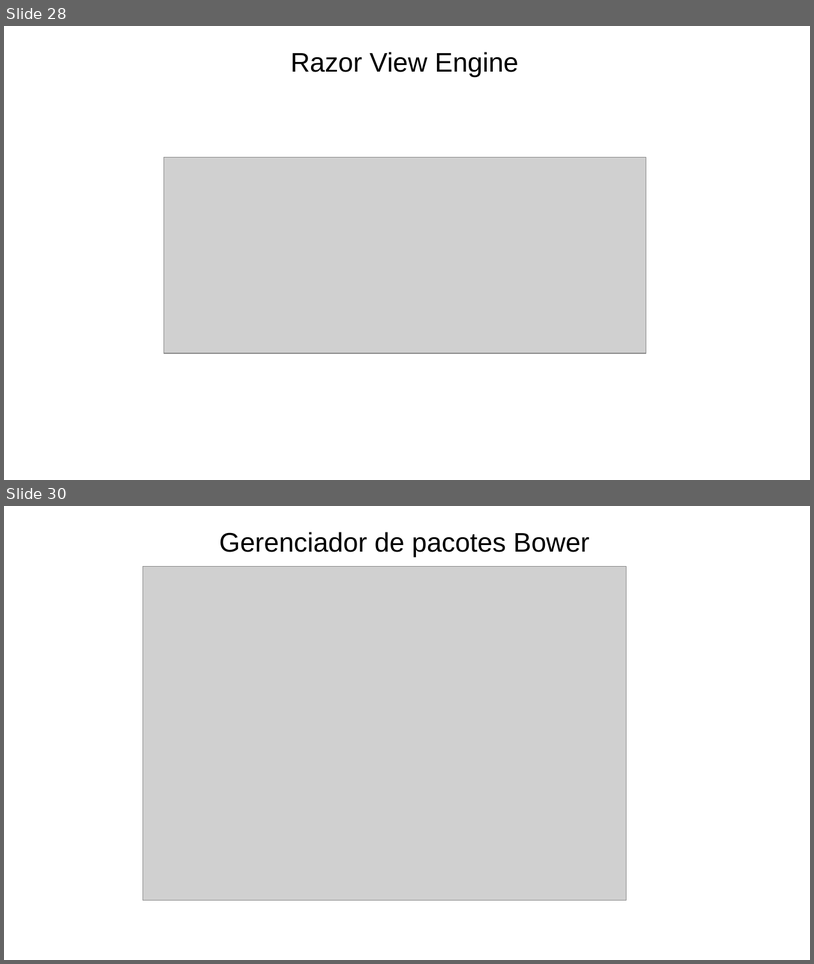
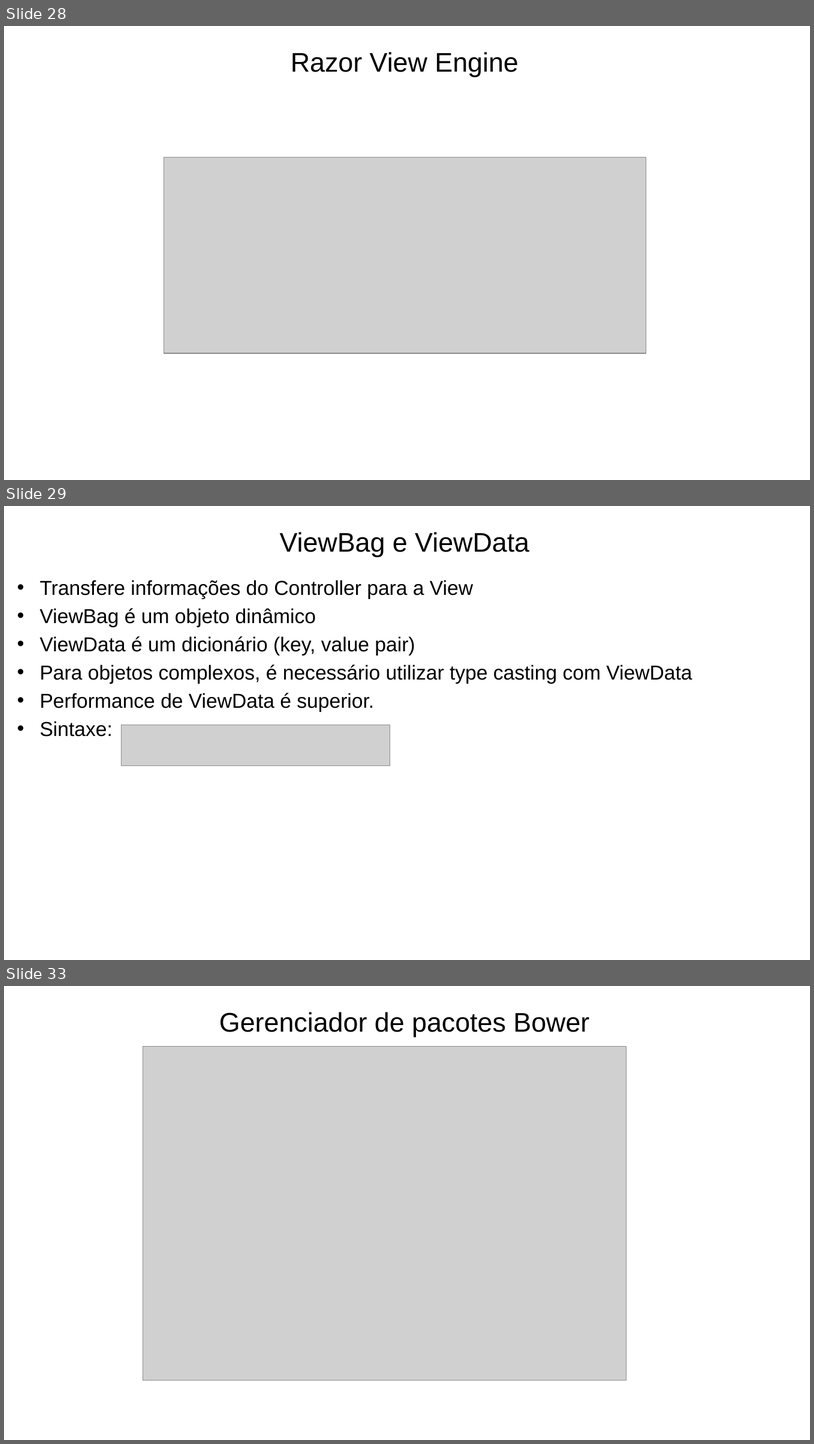
Before and after one commit to prodest/workshop-aspnet-core-mvc, a slide deck: workshop-aspnet-core-mvc.pptx. Shown one above the other, each under a label of ours: slides 28 and 30 before the commit, slides 28, 29 and 33 after it; the slides between them are not shown. The pictures are 814x964 and 814x1444 pixels, drawn with LibreOffice and Linux fonts; fonts in the diff are those of the drawing; grey boxes stand for pictures; background and template pictures are left out. Boxes give left, top, right and bottom in pixels: in the first picture for what was removed or moved away, otherwise in the second. Text is boxed around its words. In the diff, an @@ line names an element or a change of style, - is before the commit and + after.

```diff
--- a/workshop-aspnet-core-mvc.pptx
+++ b/workshop-aspnet-core-mvc.pptx
@@ slide 29 added at box(4, 506, 810, 960), background #FFFFFF @@
@@ text added at box(280, 532, 530, 557), 32 pt, text #000000 @@
+ViewBag e ViewData
@@ text added at box(40, 580, 692, 736), 24 pt, text #000000 @@
+• Transfere informações do Controller para a View
+• ViewBag é um objeto dinâmico
+• ViewData é um dicionário (key, value pair)
+• Para objetos complexos, é necessário utilizar type casting com ViewData
+• Performance de ViewData é superior.
+• Sintaxe:
@@ picture added at box(122, 725, 390, 766) @@
@@ what was slide 30 is now slide 33 @@
```
Also in this commit, not shown: 3 slides changed, 10 other slides added, 12 other files.
